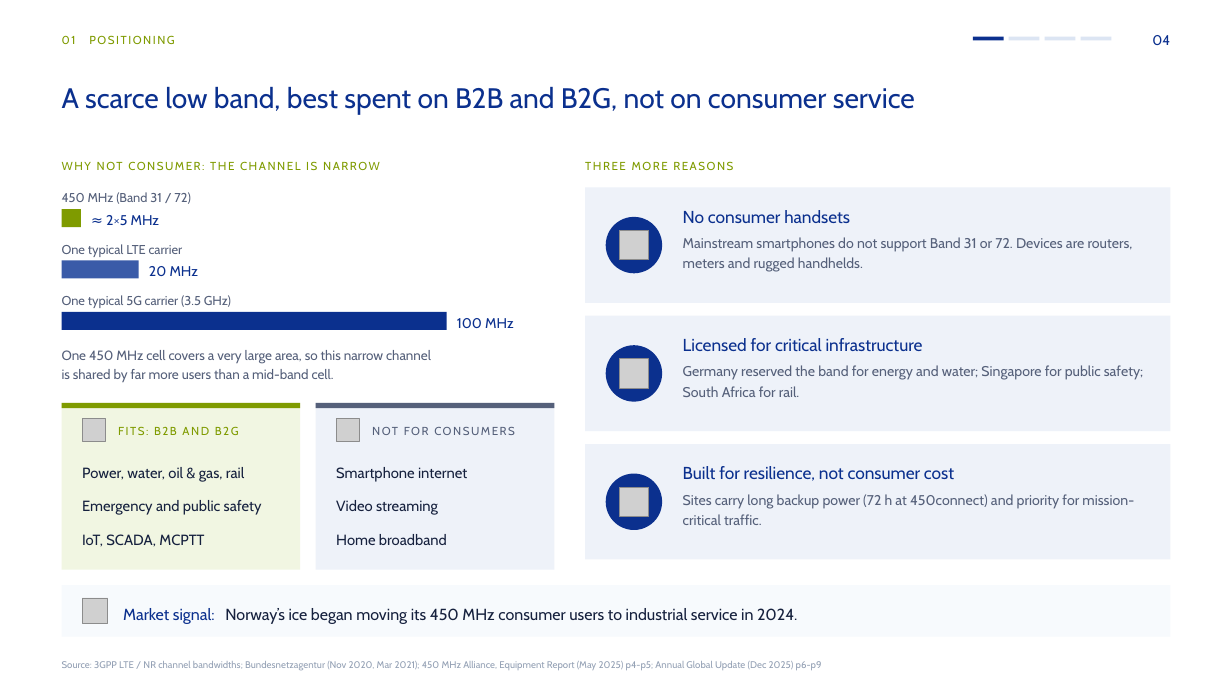
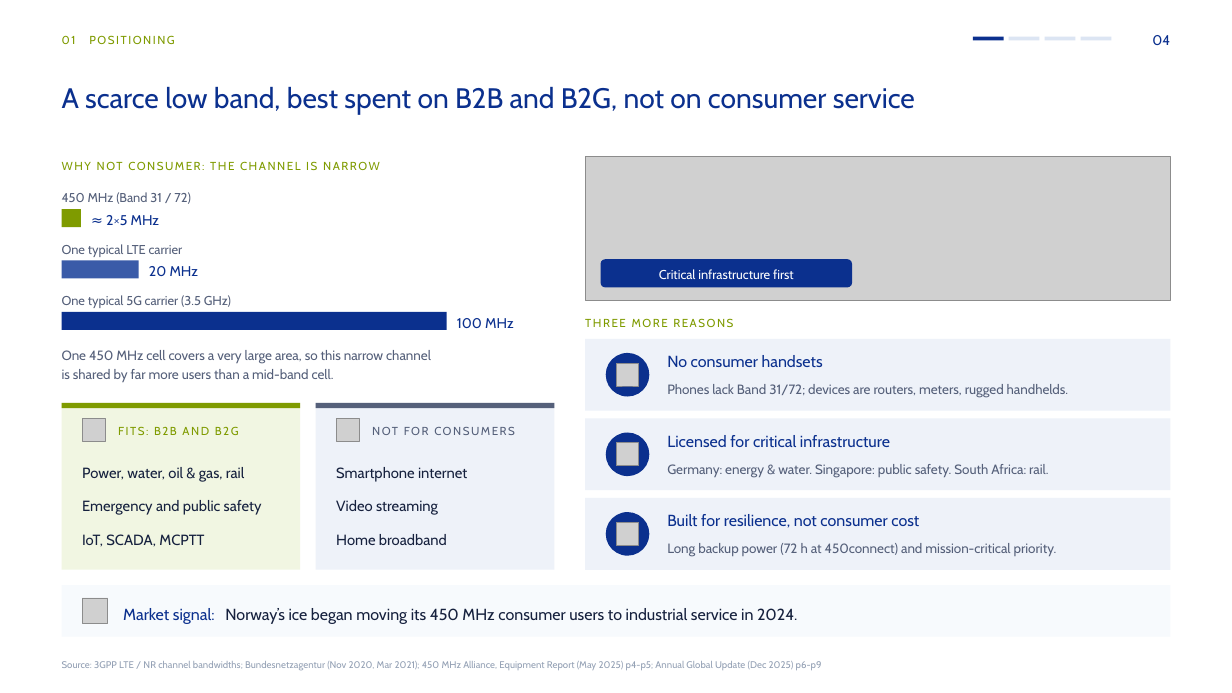
Before and after one commit to mearneste4-max/Philippines-450M, a slide deck: slide 4 of 01_交付物/菲律宾450M方案_v8.pptx. Drawn at 1232x693 pixels with LibreOffice and Linux fonts; fonts in the diff are those of the drawing; grey boxes stand for pictures. Boxes give left, top, right and bottom in pixels: in the first picture for what was removed or moved away, otherwise in the second. Text is boxed around its words. In the diff, an @@ line names an element or a change of style, - is before the commit and + after.

```diff
--- a/01_交付物/菲律宾450M方案_v8.pptx
+++ b/01_交付物/菲律宾450M方案_v8.pptx
@@ picture added at box(585, 156, 1170, 300) @@
@@ ellipse removed at box(606, 217, 663, 274) @@
@@ rounded rectangle added at box(601, 260, 852, 288), fill #0B308E @@
@@ text added at box(659, 269, 794, 279), 10 pt, text #FFFFFF @@
+Critical infrastructure first
@@ text "THREE MORE REASONS": place and size @@
-text "THREE MORE REASONS" at box(585, 161, 733, 170)
+text "THREE MORE REASONS" at box(585, 318, 733, 327)
@@ rectangle: place and size @@
-rectangle at box(585, 316, 1170, 432)
+rectangle at box(585, 339, 1170, 411)
@@ ellipse: place and size @@
-ellipse at box(606, 346, 663, 402)
+ellipse at box(606, 353, 650, 396)
@@ size 13.5 to 12.5 pt in 3 elements at box(667, 514, 919, 528), box(667, 435, 890, 447), box(667, 355, 823, 367) @@
@@ text "No consumer handsets": place and size @@
-text "No consumer handsets" at box(683, 210, 850, 223)
+text "No consumer handsets" at box(667, 355, 823, 367)
@@ picture: place and size @@
-picture at box(619, 230, 649, 260)
+picture at box(616, 363, 640, 386)
@@ vertical alignment top to middle in 3 elements at box(667, 543, 1057, 557), box(667, 464, 1048, 477), box(667, 384, 1068, 398) @@
@@ text at box(667, 384, 1068, 398): text changed; size 11 to 10.5 pt @@
-Mainstream smartphones do not support Band 31 or 72. Devices are routers, meters and rugged handhelds.
+Phones lack Band 31/72; devices are routers, meters, rugged handhelds.
@@ rectangle: place and size @@
-rectangle at box(585, 188, 1170, 303)
+rectangle at box(585, 419, 1170, 491)
@@ ellipse added at box(606, 433, 650, 476), fill #0B308E @@
@@ picture: place and size @@
-picture at box(619, 359, 649, 388)
+picture at box(616, 443, 640, 466)
@@ text "Licensed for critical infrastructure": place and size @@
-text "Licensed for critical infrastructure" at box(683, 338, 923, 351)
+text "Licensed for critical infrastructure" at box(667, 435, 890, 447)
@@ text at box(667, 464, 1048, 477): text changed; size 11 to 10.5 pt @@
-Germany reserved the band for energy and water; Singapore for public safety; South Africa for rail.
+Germany: energy & water. Singapore: public safety. South Africa: rail.
@@ rectangle: place and size @@
-rectangle at box(585, 445, 1170, 560)
+rectangle at box(585, 498, 1170, 570)
@@ text "Built for resilience, not consumer ...": place and size @@
-text "Built for resilience, not consumer ..." at box(683, 466, 954, 481)
+text "Built for resilience, not consumer ..." at box(667, 514, 919, 528)
@@ ellipse: place and size @@
-ellipse at box(606, 473, 663, 530)
+ellipse at box(606, 512, 650, 555)
@@ picture: place and size @@
-picture at box(619, 487, 649, 517)
+picture at box(616, 523, 640, 546)
@@ text at box(667, 543, 1057, 557): text changed; size 11 to 10.5 pt @@
-Sites carry long backup power (72 h at 450connect) and priority for mission-critical traffic.
+Long backup power (72 h at 450connect) and mission-critical priority.
```
Also in this commit, not shown: 3 other slides changed, 8 other files.
